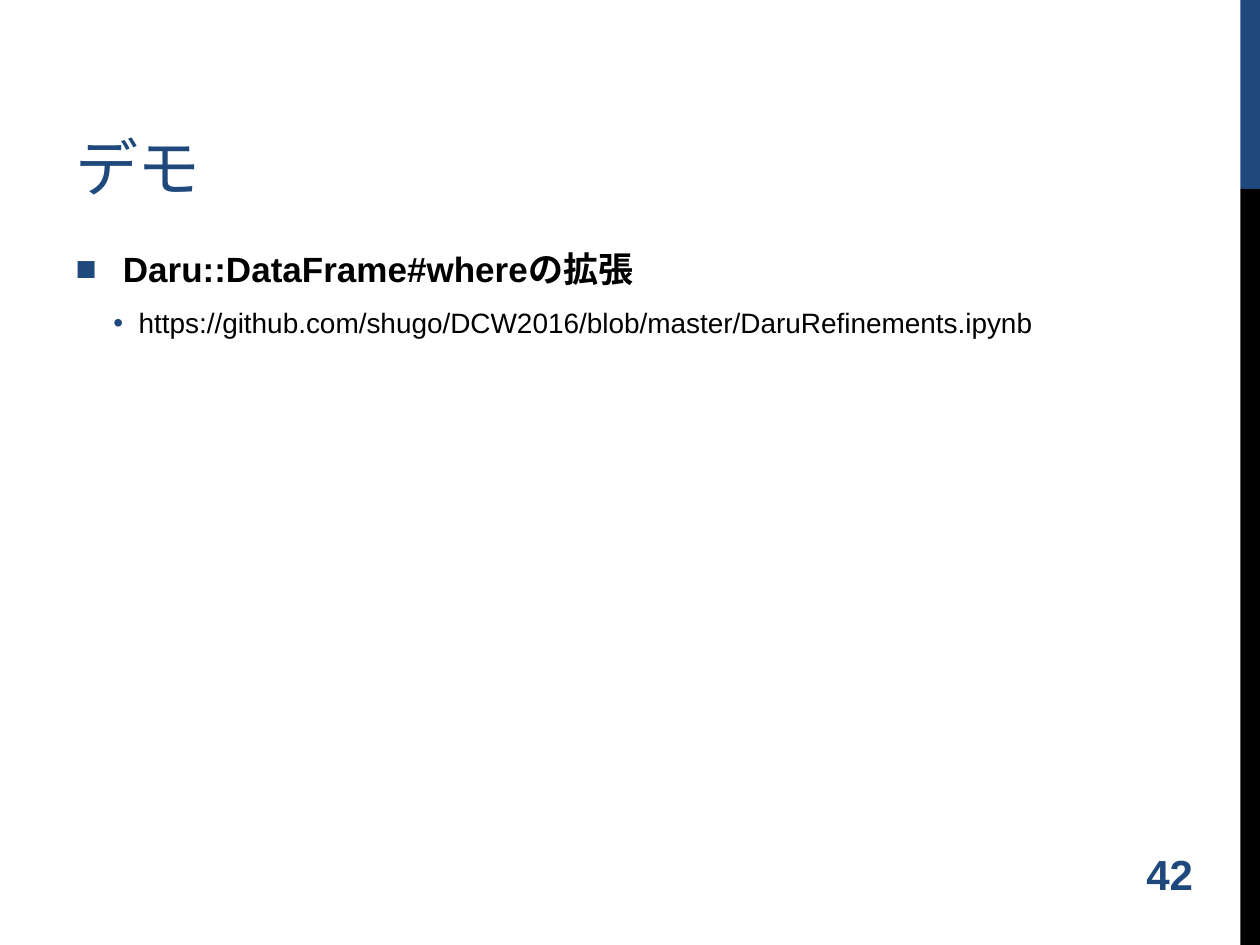
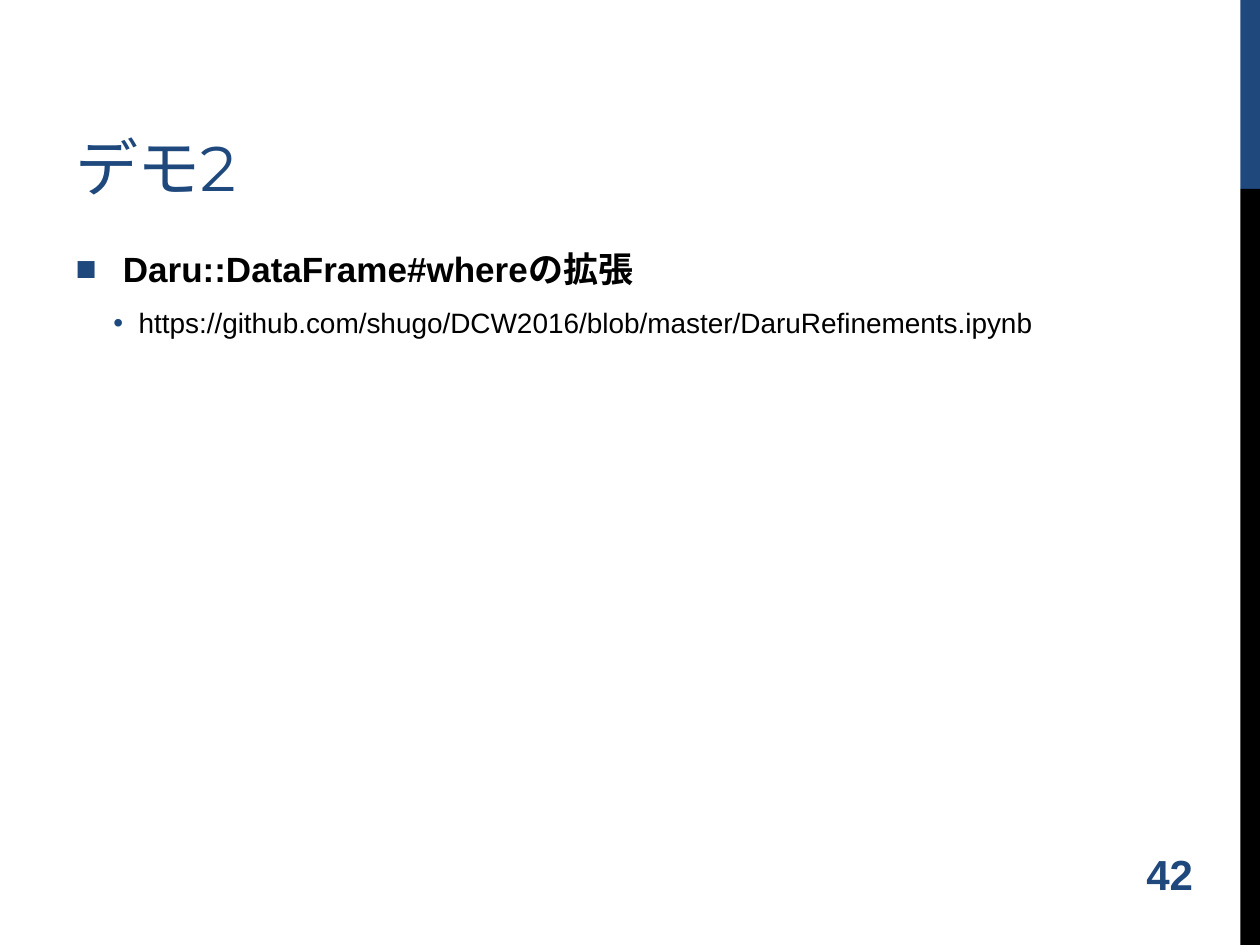
Before and after one commit to shugo/DCW2016, a slide deck: slide 43 of ruby_data_analysis.pptx. Drawn at 1260x945 pixels with LibreOffice and Linux fonts; fonts in the diff are those of the drawing; background and template pictures are left out. Boxes give left, top, right and bottom in pixels: in the first picture for what was removed or moved away, otherwise in the second. Text is boxed around its words. In the diff, an @@ line names an element or a change of style, - is before the commit and + after.

Commit message:
updated.

```diff
--- a/ruby_data_analysis.pptx
+++ b/ruby_data_analysis.pptx
@@ title at bbox=[76, 137, 237, 195]: text changed @@
-デモ
+デモ2
```
